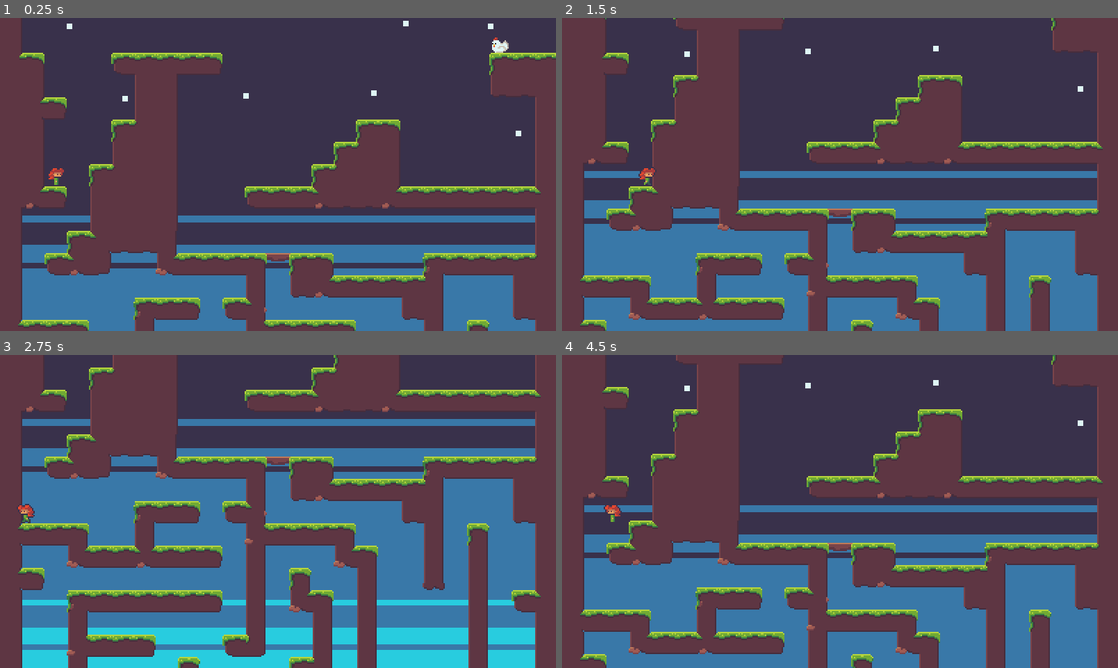
Above: before the commit, frames 1-4 (two rows, left to right).
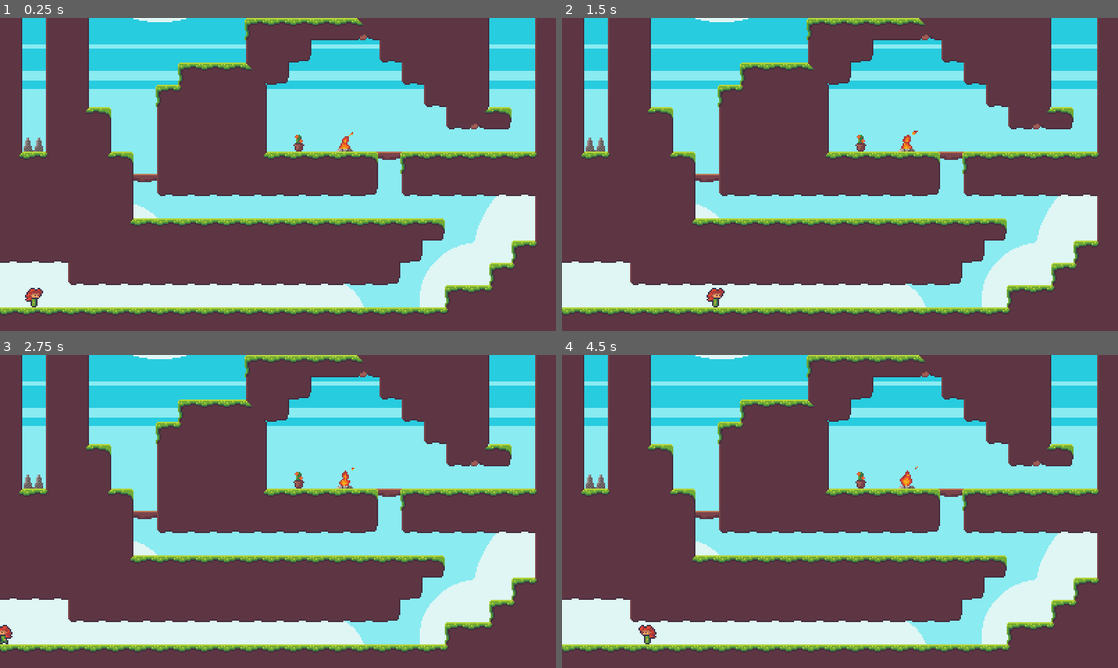
Above: after the commit, the same moments.

Repository: herrnett/ld47
Game: Godot game, scene res://nodes/Stage10.tscn
Same seed, same stepped clock (60 frames per second), same inputs: the game is played once before the commit and once after it. This scene is started directly instead of the project's main scene.
Inputs:
- Up to frame 1 (0.25 s): no input
- Up to frame 2 (1.5 s): tap Enter (ui_accept) at 0.5, 0.77 s; hold Right (ui_right) from 0.53 s (still down)
- Up to frame 3 (2.75 s): tap Enter (ui_accept) at 1.52 s; release Right (ui_right) at 2.03 s; hold Left (ui_left) from 2.03 s (still down)
- Up to frame 4 (4.5 s): release Left (ui_left) at 2.78 s; hold Right (ui_right) 2.78-4.28 s; tap Enter (ui_accept) at 3.02, 3.77 s; hold Left (ui_left) from 4.28 s (still down)

The runs differ from the first frame. In frame 1, 81% of the frame differs, in the area x 0-100%, y 0-100%; in frame 2, 81%; in frame 3, 78%; in frame 4, 82%, in the area x 0-98%, y 0-100%.

Commit message:
forgot to put player back to her starting point

Diff:
--- a/gfx/player.tres
+++ b/gfx/player.tres
@@ -24,255 +24,255 @@
 
 [sub_resource type="AtlasTexture" id=6]
 atlas = ExtResource( 1 )
+region = Rect2( 32, 48, 16, 16 )
+
+[sub_resource type="AtlasTexture" id=7]
+atlas = ExtResource( 1 )
+region = Rect2( 0, 144, 16, 16 )
+
+[sub_resource type="AtlasTexture" id=8]
+atlas = ExtResource( 1 )
+region = Rect2( 16, 144, 16, 16 )
+
+[sub_resource type="AtlasTexture" id=9]
+atlas = ExtResource( 1 )
+region = Rect2( 32, 144, 16, 16 )
+
+[sub_resource type="AtlasTexture" id=10]
+atlas = ExtResource( 1 )
+region = Rect2( 48, 144, 16, 16 )
+
+[sub_resource type="AtlasTexture" id=11]
+atlas = ExtResource( 1 )
+region = Rect2( 64, 144, 16, 16 )
+
+[sub_resource type="AtlasTexture" id=12]
+atlas = ExtResource( 1 )
+region = Rect2( 64, 48, 16, 16 )
+
+[sub_resource type="AtlasTexture" id=13]
+atlas = ExtResource( 1 )
+region = Rect2( 32, 128, 16, 16 )
+
+[sub_resource type="AtlasTexture" id=14]
+atlas = ExtResource( 1 )
 region = Rect2( 32, 0, 16, 16 )
 
-[sub_resource type="AtlasTexture" id=7]
+[sub_resource type="AtlasTexture" id=15]
 atlas = ExtResource( 1 )
 region = Rect2( 32, 144, 16, 16 )
 
-[sub_resource type="AtlasTexture" id=8]
+[sub_resource type="AtlasTexture" id=16]
+atlas = ExtResource( 1 )
+region = Rect2( 80, 96, 16, 16 )
+
+[sub_resource type="AtlasTexture" id=17]
+atlas = ExtResource( 1 )
+region = Rect2( 80, 48, 16, 16 )
+
+[sub_resource type="AtlasTexture" id=18]
+atlas = ExtResource( 1 )
+region = Rect2( 64, 0, 16, 16 )
+
+[sub_resource type="AtlasTexture" id=19]
+atlas = ExtResource( 1 )
+region = Rect2( 32, 112, 16, 16 )
+
+[sub_resource type="AtlasTexture" id=20]
+atlas = ExtResource( 1 )
+region = Rect2( 0, 80, 16, 16 )
+
+[sub_resource type="AtlasTexture" id=21]
+atlas = ExtResource( 1 )
+region = Rect2( 16, 80, 16, 16 )
+
+[sub_resource type="AtlasTexture" id=22]
+atlas = ExtResource( 1 )
+region = Rect2( 32, 80, 16, 16 )
+
+[sub_resource type="AtlasTexture" id=23]
+atlas = ExtResource( 1 )
+region = Rect2( 48, 80, 16, 16 )
+
+[sub_resource type="AtlasTexture" id=24]
+atlas = ExtResource( 1 )
+region = Rect2( 64, 80, 16, 16 )
+
+[sub_resource type="AtlasTexture" id=25]
+atlas = ExtResource( 1 )
+region = Rect2( 32, 96, 16, 16 )
+
+[sub_resource type="AtlasTexture" id=26]
+atlas = ExtResource( 1 )
+region = Rect2( 16, 0, 16, 16 )
+
+[sub_resource type="AtlasTexture" id=27]
+atlas = ExtResource( 1 )
+region = Rect2( 32, 0, 16, 16 )
+
+[sub_resource type="AtlasTexture" id=28]
+atlas = ExtResource( 1 )
+region = Rect2( 48, 0, 16, 16 )
+
+[sub_resource type="AtlasTexture" id=29]
+atlas = ExtResource( 1 )
+region = Rect2( 64, 0, 16, 16 )
+
+[sub_resource type="AtlasTexture" id=30]
+atlas = ExtResource( 1 )
+region = Rect2( 0, 0, 16, 16 )
+
+[sub_resource type="AtlasTexture" id=31]
+atlas = ExtResource( 1 )
+region = Rect2( 80, 32, 16, 16 )
+
+[sub_resource type="AtlasTexture" id=32]
+atlas = ExtResource( 1 )
+region = Rect2( 32, 32, 16, 16 )
+
+[sub_resource type="AtlasTexture" id=33]
+atlas = ExtResource( 1 )
+region = Rect2( 64, 16, 16, 16 )
+
+[sub_resource type="AtlasTexture" id=34]
+atlas = ExtResource( 1 )
+region = Rect2( 32, 48, 16, 16 )
+
+[sub_resource type="AtlasTexture" id=35]
+atlas = ExtResource( 1 )
+region = Rect2( 32, 16, 16, 16 )
+
+[sub_resource type="AtlasTexture" id=36]
+atlas = ExtResource( 1 )
+region = Rect2( 0, 128, 16, 16 )
+
+[sub_resource type="AtlasTexture" id=37]
+atlas = ExtResource( 1 )
+region = Rect2( 16, 128, 16, 16 )
+
+[sub_resource type="AtlasTexture" id=38]
 atlas = ExtResource( 1 )
 region = Rect2( 32, 128, 16, 16 )
 
-[sub_resource type="AtlasTexture" id=9]
+[sub_resource type="AtlasTexture" id=39]
+atlas = ExtResource( 1 )
+region = Rect2( 48, 128, 16, 16 )
+
+[sub_resource type="AtlasTexture" id=40]
+atlas = ExtResource( 1 )
+region = Rect2( 64, 128, 16, 16 )
+
+[sub_resource type="AtlasTexture" id=41]
+atlas = ExtResource( 1 )
+region = Rect2( 32, 32, 16, 16 )
+
+[sub_resource type="AtlasTexture" id=42]
+atlas = ExtResource( 1 )
+region = Rect2( 16, 48, 16, 16 )
+
+[sub_resource type="AtlasTexture" id=43]
 atlas = ExtResource( 1 )
 region = Rect2( 32, 48, 16, 16 )
 
-[sub_resource type="AtlasTexture" id=10]
-atlas = ExtResource( 1 )
-region = Rect2( 0, 144, 16, 16 )
-
-[sub_resource type="AtlasTexture" id=11]
-atlas = ExtResource( 1 )
-region = Rect2( 16, 144, 16, 16 )
-
-[sub_resource type="AtlasTexture" id=12]
-atlas = ExtResource( 1 )
-region = Rect2( 32, 144, 16, 16 )
-
-[sub_resource type="AtlasTexture" id=13]
-atlas = ExtResource( 1 )
-region = Rect2( 48, 144, 16, 16 )
-
-[sub_resource type="AtlasTexture" id=14]
-atlas = ExtResource( 1 )
-region = Rect2( 64, 144, 16, 16 )
-
-[sub_resource type="AtlasTexture" id=15]
+[sub_resource type="AtlasTexture" id=44]
+atlas = ExtResource( 1 )
+region = Rect2( 48, 48, 16, 16 )
+
+[sub_resource type="AtlasTexture" id=45]
 atlas = ExtResource( 1 )
 region = Rect2( 64, 48, 16, 16 )
 
-[sub_resource type="AtlasTexture" id=16]
-atlas = ExtResource( 1 )
-region = Rect2( 80, 96, 16, 16 )
-
-[sub_resource type="AtlasTexture" id=17]
-atlas = ExtResource( 1 )
-region = Rect2( 80, 48, 16, 16 )
-
-[sub_resource type="AtlasTexture" id=18]
-atlas = ExtResource( 1 )
-region = Rect2( 64, 0, 16, 16 )
-
-[sub_resource type="AtlasTexture" id=19]
+[sub_resource type="AtlasTexture" id=46]
+atlas = ExtResource( 1 )
+region = Rect2( 0, 48, 16, 16 )
+
+[sub_resource type="AtlasTexture" id=47]
+atlas = ExtResource( 1 )
+region = Rect2( 16, 16, 16, 16 )
+
+[sub_resource type="AtlasTexture" id=48]
+atlas = ExtResource( 1 )
+region = Rect2( 32, 16, 16, 16 )
+
+[sub_resource type="AtlasTexture" id=49]
+atlas = ExtResource( 1 )
+region = Rect2( 48, 16, 16, 16 )
+
+[sub_resource type="AtlasTexture" id=50]
+atlas = ExtResource( 1 )
+region = Rect2( 64, 16, 16, 16 )
+
+[sub_resource type="AtlasTexture" id=51]
+atlas = ExtResource( 1 )
+region = Rect2( 0, 16, 16, 16 )
+
+[sub_resource type="AtlasTexture" id=52]
+atlas = ExtResource( 1 )
+region = Rect2( 16, 32, 16, 16 )
+
+[sub_resource type="AtlasTexture" id=53]
+atlas = ExtResource( 1 )
+region = Rect2( 32, 32, 16, 16 )
+
+[sub_resource type="AtlasTexture" id=54]
+atlas = ExtResource( 1 )
+region = Rect2( 48, 32, 16, 16 )
+
+[sub_resource type="AtlasTexture" id=55]
+atlas = ExtResource( 1 )
+region = Rect2( 64, 32, 16, 16 )
+
+[sub_resource type="AtlasTexture" id=56]
+atlas = ExtResource( 1 )
+region = Rect2( 0, 32, 16, 16 )
+
+[sub_resource type="AtlasTexture" id=57]
+atlas = ExtResource( 1 )
+region = Rect2( 16, 112, 16, 16 )
+
+[sub_resource type="AtlasTexture" id=58]
 atlas = ExtResource( 1 )
 region = Rect2( 32, 112, 16, 16 )
 
-[sub_resource type="AtlasTexture" id=20]
-atlas = ExtResource( 1 )
-region = Rect2( 0, 80, 16, 16 )
-
-[sub_resource type="AtlasTexture" id=21]
-atlas = ExtResource( 1 )
-region = Rect2( 16, 80, 16, 16 )
-
-[sub_resource type="AtlasTexture" id=22]
-atlas = ExtResource( 1 )
-region = Rect2( 32, 80, 16, 16 )
-
-[sub_resource type="AtlasTexture" id=23]
-atlas = ExtResource( 1 )
-region = Rect2( 48, 80, 16, 16 )
-
-[sub_resource type="AtlasTexture" id=24]
-atlas = ExtResource( 1 )
-region = Rect2( 64, 80, 16, 16 )
-
-[sub_resource type="AtlasTexture" id=25]
-atlas = ExtResource( 1 )
-region = Rect2( 32, 16, 16, 16 )
-
-[sub_resource type="AtlasTexture" id=26]
+[sub_resource type="AtlasTexture" id=59]
+atlas = ExtResource( 1 )
+region = Rect2( 48, 112, 16, 16 )
+
+[sub_resource type="AtlasTexture" id=60]
+atlas = ExtResource( 1 )
+region = Rect2( 64, 112, 16, 16 )
+
+[sub_resource type="AtlasTexture" id=61]
+atlas = ExtResource( 1 )
+region = Rect2( 0, 112, 16, 16 )
+
+[sub_resource type="AtlasTexture" id=62]
+atlas = ExtResource( 1 )
+region = Rect2( 80, 112, 16, 16 )
+
+[sub_resource type="AtlasTexture" id=63]
 atlas = ExtResource( 1 )
 region = Rect2( 64, 32, 16, 16 )
 
-[sub_resource type="AtlasTexture" id=27]
-atlas = ExtResource( 1 )
-region = Rect2( 0, 128, 16, 16 )
-
-[sub_resource type="AtlasTexture" id=28]
-atlas = ExtResource( 1 )
-region = Rect2( 16, 128, 16, 16 )
-
-[sub_resource type="AtlasTexture" id=29]
-atlas = ExtResource( 1 )
-region = Rect2( 32, 128, 16, 16 )
-
-[sub_resource type="AtlasTexture" id=30]
-atlas = ExtResource( 1 )
-region = Rect2( 48, 128, 16, 16 )
-
-[sub_resource type="AtlasTexture" id=31]
-atlas = ExtResource( 1 )
-region = Rect2( 64, 128, 16, 16 )
-
-[sub_resource type="AtlasTexture" id=32]
+[sub_resource type="AtlasTexture" id=64]
 atlas = ExtResource( 1 )
 region = Rect2( 0, 64, 16, 16 )
 
-[sub_resource type="AtlasTexture" id=33]
+[sub_resource type="AtlasTexture" id=65]
 atlas = ExtResource( 1 )
 region = Rect2( 16, 64, 16, 16 )
 
-[sub_resource type="AtlasTexture" id=34]
+[sub_resource type="AtlasTexture" id=66]
 atlas = ExtResource( 1 )
 region = Rect2( 32, 64, 16, 16 )
 
-[sub_resource type="AtlasTexture" id=35]
+[sub_resource type="AtlasTexture" id=67]
 atlas = ExtResource( 1 )
 region = Rect2( 48, 64, 16, 16 )
 
-[sub_resource type="AtlasTexture" id=36]
+[sub_resource type="AtlasTexture" id=68]
 atlas = ExtResource( 1 )
 region = Rect2( 64, 64, 16, 16 )
-
-[sub_resource type="AtlasTexture" id=37]
-atlas = ExtResource( 1 )
-region = Rect2( 32, 32, 16, 16 )
-
-[sub_resource type="AtlasTexture" id=38]
-atlas = ExtResource( 1 )
-region = Rect2( 16, 32, 16, 16 )
-
-[sub_resource type="AtlasTexture" id=39]
-atlas = ExtResource( 1 )
-region = Rect2( 32, 32, 16, 16 )
-
-[sub_resource type="AtlasTexture" id=40]
-atlas = ExtResource( 1 )
-region = Rect2( 48, 32, 16, 16 )
-
-[sub_resource type="AtlasTexture" id=41]
-atlas = ExtResource( 1 )
-region = Rect2( 64, 32, 16, 16 )
-
-[sub_resource type="AtlasTexture" id=42]
-atlas = ExtResource( 1 )
-region = Rect2( 0, 32, 16, 16 )
-
-[sub_resource type="AtlasTexture" id=43]
-atlas = ExtResource( 1 )
-region = Rect2( 16, 48, 16, 16 )
-
-[sub_resource type="AtlasTexture" id=44]
-atlas = ExtResource( 1 )
-region = Rect2( 32, 48, 16, 16 )
-
-[sub_resource type="AtlasTexture" id=45]
-atlas = ExtResource( 1 )
-region = Rect2( 48, 48, 16, 16 )
-
-[sub_resource type="AtlasTexture" id=46]
-atlas = ExtResource( 1 )
-region = Rect2( 64, 48, 16, 16 )
-
-[sub_resource type="AtlasTexture" id=47]
-atlas = ExtResource( 1 )
-region = Rect2( 0, 48, 16, 16 )
-
-[sub_resource type="AtlasTexture" id=48]
-atlas = ExtResource( 1 )
-region = Rect2( 80, 112, 16, 16 )
-
-[sub_resource type="AtlasTexture" id=49]
-atlas = ExtResource( 1 )
-region = Rect2( 16, 16, 16, 16 )
-
-[sub_resource type="AtlasTexture" id=50]
-atlas = ExtResource( 1 )
-region = Rect2( 32, 16, 16, 16 )
-
-[sub_resource type="AtlasTexture" id=51]
-atlas = ExtResource( 1 )
-region = Rect2( 48, 16, 16, 16 )
-
-[sub_resource type="AtlasTexture" id=52]
-atlas = ExtResource( 1 )
-region = Rect2( 64, 16, 16, 16 )
-
-[sub_resource type="AtlasTexture" id=53]
-atlas = ExtResource( 1 )
-region = Rect2( 0, 16, 16, 16 )
-
-[sub_resource type="AtlasTexture" id=54]
-atlas = ExtResource( 1 )
-region = Rect2( 16, 112, 16, 16 )
-
-[sub_resource type="AtlasTexture" id=55]
-atlas = ExtResource( 1 )
-region = Rect2( 32, 112, 16, 16 )
-
-[sub_resource type="AtlasTexture" id=56]
-atlas = ExtResource( 1 )
-region = Rect2( 48, 112, 16, 16 )
-
-[sub_resource type="AtlasTexture" id=57]
-atlas = ExtResource( 1 )
-region = Rect2( 64, 112, 16, 16 )
-
-[sub_resource type="AtlasTexture" id=58]
-atlas = ExtResource( 1 )
-region = Rect2( 0, 112, 16, 16 )
-
-[sub_resource type="AtlasTexture" id=59]
-atlas = ExtResource( 1 )
-region = Rect2( 80, 32, 16, 16 )
-
-[sub_resource type="AtlasTexture" id=60]
-atlas = ExtResource( 1 )
-region = Rect2( 32, 96, 16, 16 )
-
-[sub_resource type="AtlasTexture" id=61]
-atlas = ExtResource( 1 )
-region = Rect2( 32, 48, 16, 16 )
-
-[sub_resource type="AtlasTexture" id=62]
-atlas = ExtResource( 1 )
-region = Rect2( 16, 0, 16, 16 )
-
-[sub_resource type="AtlasTexture" id=63]
-atlas = ExtResource( 1 )
-region = Rect2( 32, 0, 16, 16 )
-
-[sub_resource type="AtlasTexture" id=64]
-atlas = ExtResource( 1 )
-region = Rect2( 48, 0, 16, 16 )
-
-[sub_resource type="AtlasTexture" id=65]
-atlas = ExtResource( 1 )
-region = Rect2( 64, 0, 16, 16 )
-
-[sub_resource type="AtlasTexture" id=66]
-atlas = ExtResource( 1 )
-region = Rect2( 0, 0, 16, 16 )
-
-[sub_resource type="AtlasTexture" id=67]
-atlas = ExtResource( 1 )
-region = Rect2( 64, 16, 16, 16 )
-
-[sub_resource type="AtlasTexture" id=68]
-atlas = ExtResource( 1 )
-region = Rect2( 32, 32, 16, 16 )
 
 [resource]
 animations = [ {
@@ -283,32 +283,32 @@
 }, {
 "frames": [ SubResource( 6 ) ],
 "loop": true,
-"name": "stand",
-"speed": 5.0
-}, {
-"frames": [ SubResource( 7 ) ],
-"loop": true,
-"name": "shoecarrystandleft",
-"speed": 5.0
-}, {
-"frames": [ SubResource( 8 ) ],
-"loop": true,
-"name": "shoecarrystand",
-"speed": 5.0
-}, {
-"frames": [ SubResource( 9 ) ],
-"loop": true,
 "name": "carrystandleft",
 "speed": 5.0
 }, {
-"frames": [ SubResource( 10 ), SubResource( 11 ), SubResource( 12 ), SubResource( 13 ), SubResource( 14 ), SubResource( 13 ), SubResource( 12 ), SubResource( 11 ) ],
+"frames": [ SubResource( 7 ), SubResource( 8 ), SubResource( 9 ), SubResource( 10 ), SubResource( 11 ), SubResource( 10 ), SubResource( 9 ), SubResource( 8 ) ],
 "loop": true,
 "name": "shoecarryleft",
 "speed": 8.0
 }, {
+"frames": [ SubResource( 12 ) ],
+"loop": true,
+"name": "hatjumpleft",
+"speed": 5.0
+}, {
+"frames": [ SubResource( 13 ) ],
+"loop": true,
+"name": "shoecarrystand",
+"speed": 5.0
+}, {
+"frames": [ SubResource( 14 ) ],
+"loop": true,
+"name": "stand",
+"speed": 5.0
+}, {
 "frames": [ SubResource( 15 ) ],
 "loop": true,
-"name": "hatjumpleft",
+"name": "shoecarrystandleft",
 "speed": 5.0
 }, {
 "frames": [ SubResource( 16 ) ],
@@ -338,81 +338,81 @@
 }, {
 "frames": [ SubResource( 25 ) ],
 "loop": true,
+"name": "shoestand",
+"speed": 5.0
+}, {
+"frames": [ SubResource( 26 ), SubResource( 27 ), SubResource( 28 ), SubResource( 29 ), SubResource( 28 ), SubResource( 27 ), SubResource( 26 ), SubResource( 30 ) ],
+"loop": true,
+"name": "walk",
+"speed": 10.0
+}, {
+"frames": [ SubResource( 31 ) ],
+"loop": true,
+"name": "hatcrouch",
+"speed": 5.0
+}, {
+"frames": [ SubResource( 32 ) ],
+"loop": true,
+"name": "carrystand",
+"speed": 5.0
+}, {
+"frames": [ SubResource( 33 ) ],
+"loop": true,
+"name": "jumpleft",
+"speed": 5.0
+}, {
+"frames": [ SubResource( 34 ) ],
+"loop": true,
+"name": "hatstandleft",
+"speed": 5.0
+}, {
+"frames": [ SubResource( 35 ) ],
+"loop": true,
 "name": "standleft",
 "speed": 5.0
 }, {
-"frames": [ SubResource( 26 ) ],
-"loop": true,
-"name": "hatjump",
-"speed": 5.0
-}, {
-"frames": [ SubResource( 27 ), SubResource( 28 ), SubResource( 29 ), SubResource( 30 ), SubResource( 31 ), SubResource( 30 ), SubResource( 29 ), SubResource( 28 ) ],
+"frames": [ SubResource( 36 ), SubResource( 37 ), SubResource( 38 ), SubResource( 39 ), SubResource( 40 ), SubResource( 39 ), SubResource( 38 ), SubResource( 37 ) ],
 "loop": true,
 "name": "shoecarry",
 "speed": 8.0
 }, {
-"frames": [ SubResource( 32 ), SubResource( 33 ), SubResource( 34 ), SubResource( 35 ), SubResource( 36 ), SubResource( 35 ), SubResource( 34 ), SubResource( 33 ) ],
+"frames": [ SubResource( 41 ) ],
+"loop": true,
+"name": "hatstand",
+"speed": 5.0
+}, {
+"frames": [ SubResource( 42 ), SubResource( 43 ), SubResource( 44 ), SubResource( 45 ), SubResource( 44 ), SubResource( 43 ), SubResource( 42 ), SubResource( 46 ) ],
+"loop": true,
+"name": "hatwalkleft",
+"speed": 10.0
+}, {
+"frames": [ SubResource( 47 ), SubResource( 48 ), SubResource( 49 ), SubResource( 50 ), SubResource( 49 ), SubResource( 48 ), SubResource( 47 ), SubResource( 51 ) ],
+"loop": true,
+"name": "walkleft",
+"speed": 10.0
+}, {
+"frames": [ SubResource( 52 ), SubResource( 53 ), SubResource( 54 ), SubResource( 55 ), SubResource( 54 ), SubResource( 53 ), SubResource( 52 ), SubResource( 56 ) ],
+"loop": true,
+"name": "hatwalk",
+"speed": 10.0
+}, {
+"frames": [ SubResource( 57 ), SubResource( 58 ), SubResource( 59 ), SubResource( 60 ), SubResource( 59 ), SubResource( 58 ), SubResource( 57 ), SubResource( 61 ) ],
+"loop": true,
+"name": "shoewalkleft",
+"speed": 10.0
+}, {
+"frames": [ SubResource( 62 ) ],
+"loop": true,
+"name": "shoecrouchleft",
+"speed": 5.0
+}, {
+"frames": [ SubResource( 63 ) ],
+"loop": true,
+"name": "hatjump",
+"speed": 5.0
+}, {
+"frames": [ SubResource( 64 ), SubResource( 65 ), SubResource( 66 ), SubResource( 67 ), SubResource( 68 ), SubResource( 67 ), SubResource( 66 ), SubResource( 65 ) ],
 "loop": true,
 "name": "hatcarry",
 "speed": 8.0
-}, {
-"frames": [ SubResource( 37 ) ],
-"loop": true,
-"name": "hatstand",
-"speed": 5.0
-}, {
-"frames": [ SubResource( 38 ), SubResource( 39 ), SubResource( 40 ), SubResource( 41 ), SubResource( 40 ), SubResource( 39 ), SubResource( 38 ), SubResource( 42 ) ],
-"loop": true,
-"name": "hatwalk",
-"speed": 10.0
-}, {
-"frames": [ SubResource( 43 ), SubResource( 44 ), SubResource( 45 ), SubResource( 46 ), SubResource( 45 ), SubResource( 44 ), SubResource( 43 ), SubResource( 47 ) ],
-"loop": true,
-"name": "hatwalkleft",
-"speed": 10.0
-}, {
-"frames": [ SubResource( 48 ) ],
-"loop": true,
-"name": "shoecrouchleft",
-"speed": 5.0
-}, {
-"frames": [ SubResource( 49 ), SubResource( 50 ), SubResource( 51 ), SubResource( 52 ), SubResource( 51 ), SubResource( 50 ), SubResource( 49 ), SubResource( 53 ) ],
-"loop": true,
-"name": "walkleft",
-"speed": 10.0
-}, {
-"frames": [ SubResource( 54 ), SubResource( 55 ), SubResource( 56 ), SubResource( 57 ), SubResource( 56 ), SubResource( 55 ), SubResource( 54 ), SubResource( 58 ) ],
-"loop": true,
-"name": "shoewalkleft",
-"speed": 10.0
-}, {
-"frames": [ SubResource( 59 ) ],
-"loop": true,
-"name": "hatcrouch",
-"speed": 5.0
-}, {
-"frames": [ SubResource( 60 ) ],
-"loop": true,
-"name": "shoestand",
-"speed": 5.0
-}, {
-"frames": [ SubResource( 61 ) ],
-"loop": true,
-"name": "hatstandleft",
-"speed": 5.0
-}, {
-"frames": [ SubResource( 62 ), SubResource( 63 ), SubResource( 64 ), SubResource( 65 ), SubResource( 64 ), SubResource( 63 ), SubResource( 62 ), SubResource( 66 ) ],
-"loop": true,
-"name": "walk",
-"speed": 10.0
-}, {
-"frames": [ SubResource( 67 ) ],
-"loop": true,
-"name": "jumpleft",
-"speed": 5.0
-}, {
-"frames": [ SubResource( 68 ) ],
-"loop": true,
-"name": "carrystand",
-"speed": 5.0
 } ]
--- a/nodes/Stage10.tscn
+++ b/nodes/Stage10.tscn
@@ -32,10 +32,10 @@
 texture = ExtResource( 8 )
 
 [node name="Ghost" parent="." instance=ExtResource( 3 )]
-position = Vector2( 40, -392 )
+position = Vector2( 24, 200 )
 
 [node name="Player" parent="." instance=ExtResource( 2 )]
-position = Vector2( 40, -392 )
+position = Vector2( 24, 200 )
 z_index = 1
 z_as_relative = false
 
@@ -139,7 +139,7 @@
 
 [node name="Fire" parent="." instance=ExtResource( 11 )]
 position = Vector2( 248, 88 )
-frame = 3
+frame = 2
 
 [node name="Chicken" parent="." instance=ExtResource( 10 )]
 position = Vector2( 360, -470 )
